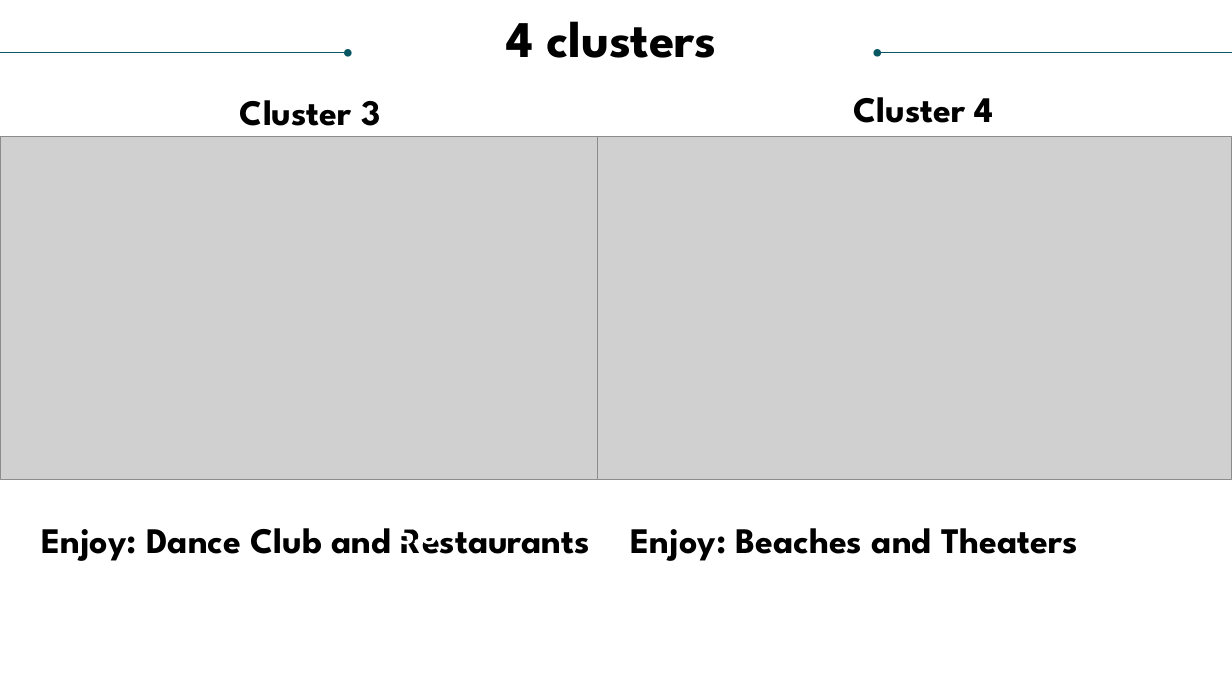
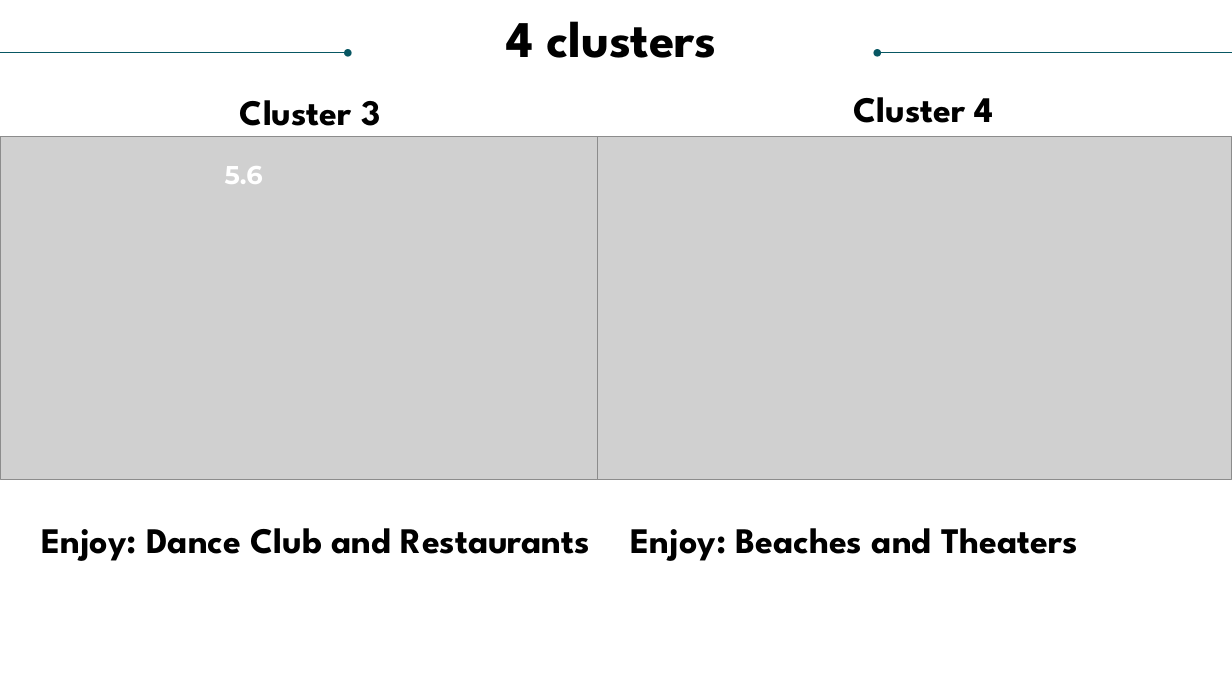
Before and after one commit to syoto09/Travel-Rating-Analysis-with-Clusters, a slide deck: slide 15 of Rreport/Travel Recommendation.pptx. Drawn at 1232x693 pixels with LibreOffice and Linux fonts; fonts in the diff are those of the drawing; grey boxes stand for pictures. Boxes give left, top, right and bottom in pixels: in the first picture for what was removed or moved away, otherwise in the second. Text is boxed around its words. In the diff, an @@ line names an element or a change of style, - is before the commit and + after.

```diff
--- a/Rreport/Travel Recommendation.pptx
+++ b/Rreport/Travel Recommendation.pptx
@@ text "5.6": place and size @@
-text "5.6" at [399,529,437,550]
+text "5.6" at [225,166,263,184]
```
Also in this commit, not shown: 5 other slides changed, 2 other files.
